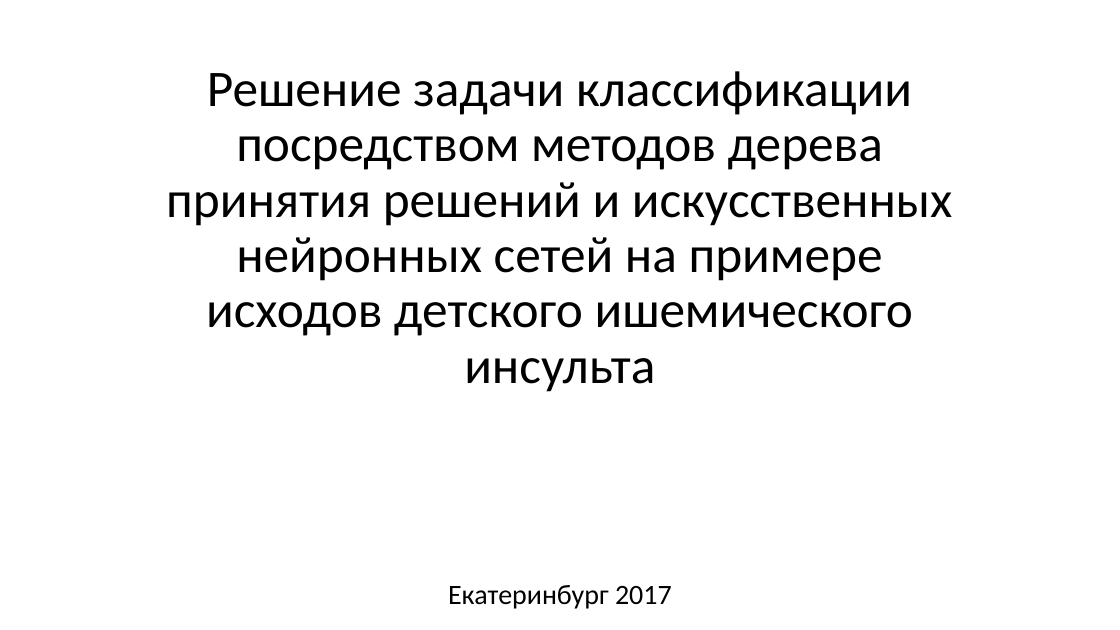
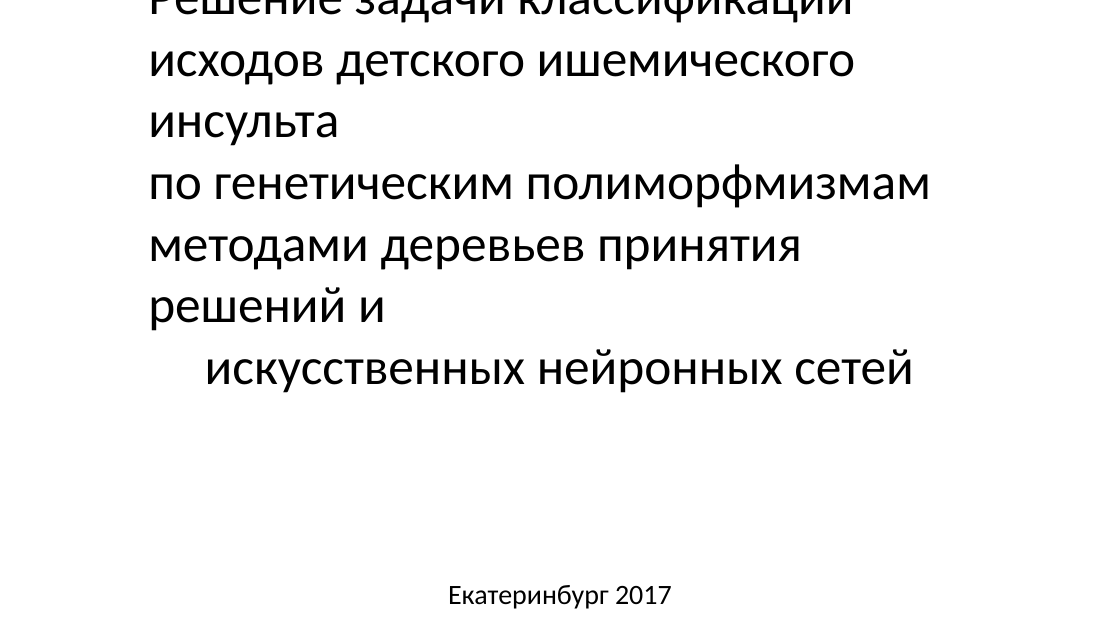
Before and after one commit to coffman21/d, a slide deck: slide 1 of p.pptx (slide 4 before the commit). Drawn at 1120x630 pixels with LibreOffice and Linux fonts; fonts in the diff are those of the drawing. Boxes give left, top, right and bottom in pixels: in the first picture for what was removed or moved away, otherwise in the second. Text is boxed around its words. In the diff, an @@ line names an element or a change of style, - is before the commit and + after.

```diff
--- a/p.pptx
+++ b/p.pptx
@@ text at (148, 0, 931, 393): text changed @@
-Решение задачи классификации посредством методов дерева принятия решений и искусственных нейронных сетей на примере исходов детского ишемического инсульта
+Решение задачи классификации исходов детского ишемического инсульта
+по генетическим полиморфмизмам методами деревьев принятия решений и
+искусственных нейронных сетей
@@ text "Екатеринбург 2017" at (448, 585, 672, 609): line spacing 0.9 to 1; less space between paragraphs @@
```
Also in this commit, not shown: 2 other slides changed, 11 slides added, 5 slides removed, 1 other file.
